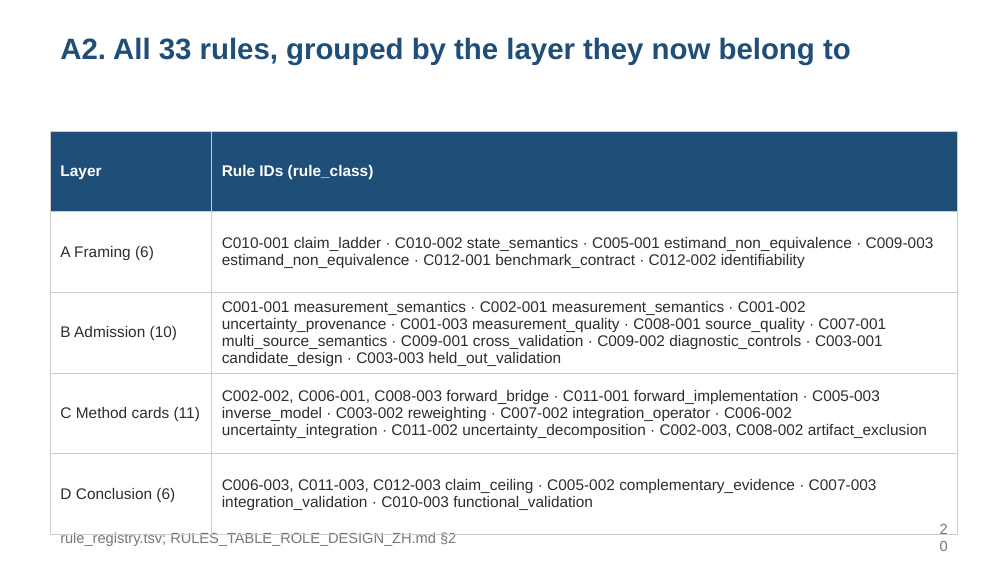
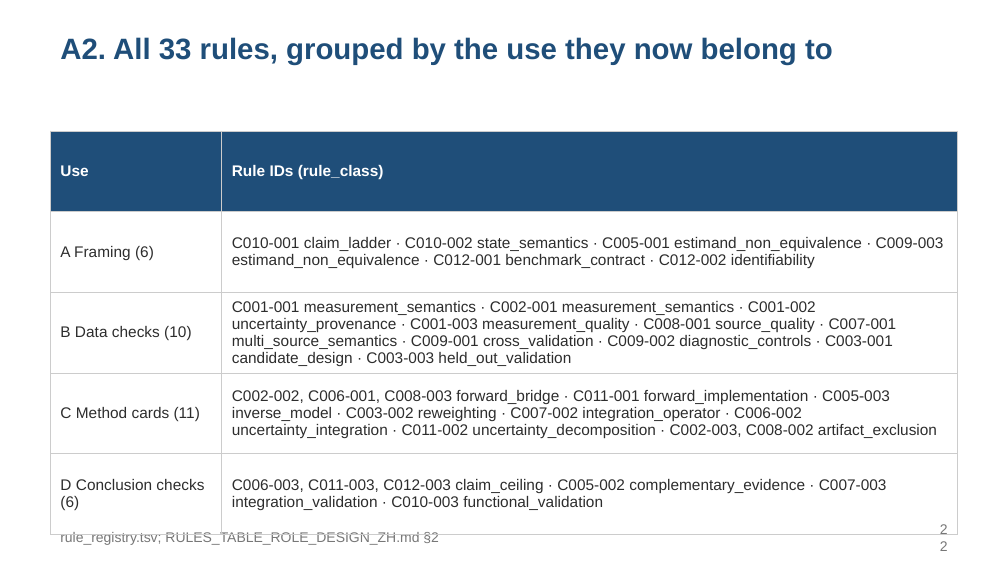
Before and after one commit to alex051107/dynamics-atlas-harness, a slide deck: slide 22 of review/rules-agent-study-20260909/development-results/SOOJUNG_DISCUSSION_20260910_EN.pptx (slide 20 before the commit). Drawn at 1008x567 pixels with LibreOffice and Linux fonts; fonts in the diff are those of the drawing. Boxes give left, top, right and bottom in pixels: in the first picture for what was removed or moved away, otherwise in the second. Text is boxed around its words. In the diff, an @@ line names an element or a change of style, - is before the commit and + after.

```diff
--- a/review/rules-agent-study-20260909/development-results/SOOJUNG_DISCUSSION_20260910_EN.pptx
+++ b/review/rules-agent-study-20260909/development-results/SOOJUNG_DISCUSSION_20260910_EN.pptx
@@ text at box(60, 37, 833, 65): text changed @@
-A2. All 33 rules, grouped by the layer they now belong to
+A2. All 33 rules, grouped by the use they now belong to
@@ table at box(50, 131, 958, 514) @@
-row 1, column 1: Layer
+row 1, column 1: Use
-row 3, column 1: B Admission (10)
+row 3, column 1: B Data checks (10)
-row 5, column 1: D Conclusion (6)
+row 5, column 1: D Conclusion checks (6)
@@ text "rule_registry.tsv; RULES_TABLE_ROLE_DESIGN_ZH.md §2" at box(60, 531, 439, 545): size 10.5 to 10 pt @@
@@ text at box(927, 522, 958, 552): text changed; size 10.5 to 10 pt @@
-20
+22
```
Also in this commit, not shown: 22 other slides changed, 3 slides added, 11 other files.
